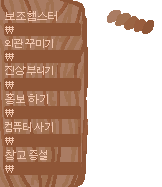
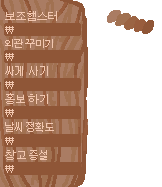
Revision of a layered 162 x 187 image; what changed, layer by layer:
renamed "컴퓨터 사기" to "날씨 정확도", painted on it over [5,122,54,132]
renamed "진상 부리기" to "싸게 사기", painted on it over [5,66,53,76]
